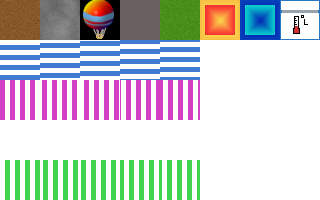
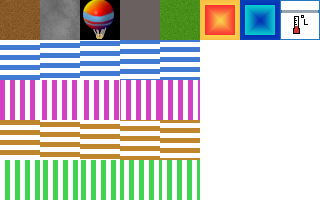
Layer changes from the first 320px x 200px image to the second:
showed "Layer 6 copy" over [0, 120, 200, 160]
